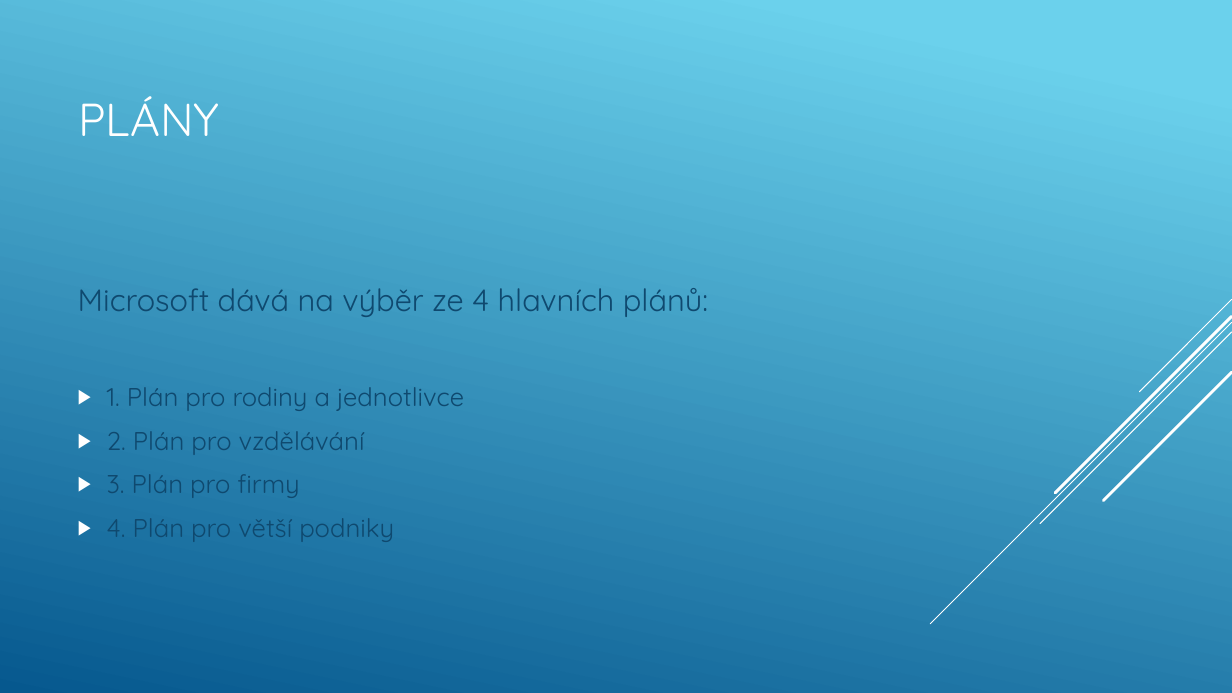
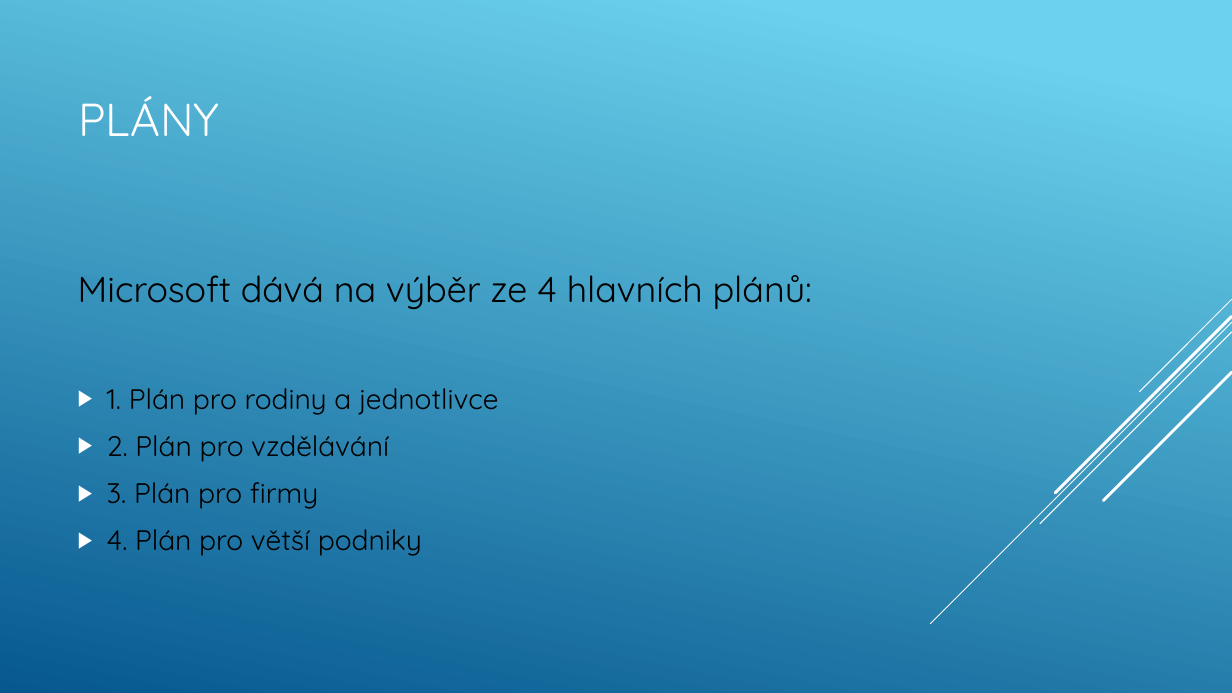
Before and after one commit to machacekadam/Office-365-a-jeho-mo-nosti, a slide deck: slide 5 of Machacek.pptx. Drawn at 1232x693 pixels with LibreOffice and Linux fonts; fonts in the diff are those of the drawing. Boxes give left, top, right and bottom in pixels: in the first picture for what was removed or moved away, otherwise in the second. Text is boxed around its words. In the diff, an @@ line names an element or a change of style, - is before the commit and + after.

```diff
--- a/Machacek.pptx
+++ b/Machacek.pptx
@@ text "Microsoft dává na výběr ze ..." at (78,275,812,556): size 24 to 28 pt in "Microsoft dává na výběr ze 4 hlavních ..."; text colour #0F496F to #000000; size 20 to 22 pt in "1. Plán pro rodiny a jednotlivce", "2. Plán pro vzdělávání", "3. Plán pro firmy", "4. Plán pro větší podniky" @@
```
Also in this commit, not shown: 19 other slides changed.
